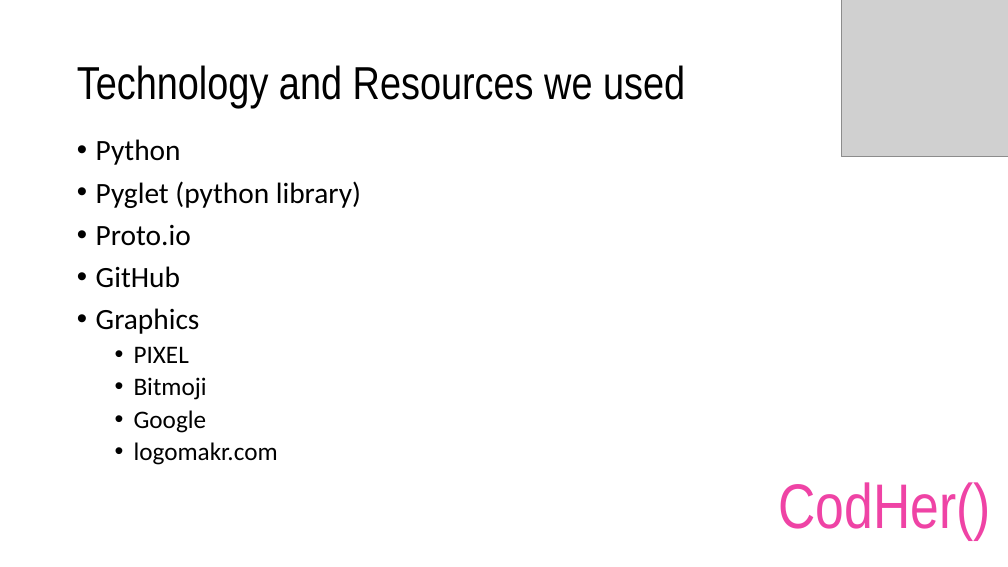
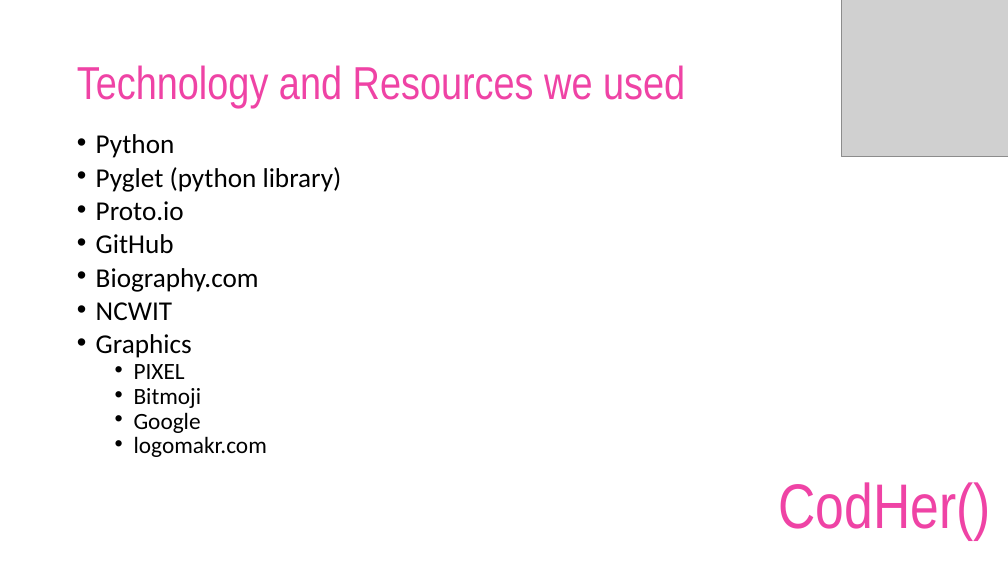
Before and after one commit to dashn98/SheInnovates19, a slide deck: slide 7 of SheInnovates19 Presentation.pptx (slide 6 before the commit). Drawn at 1008x567 pixels with LibreOffice and Linux fonts; fonts in the diff are those of the drawing; grey boxes stand for pictures; background and template pictures are left out. Boxes give left, top, right and bottom in pixels: in the first picture for what was removed or moved away, otherwise in the second. Text is boxed around its words. In the diff, an @@ line names an element or a change of style, - is before the commit and + after.

```diff
--- a/SheInnovates19 Presentation.pptx
+++ b/SheInnovates19 Presentation.pptx
@@ title "Technology and Resources we used" at <box>77,65,685,108</box>: text colour #000000 to #EF43A5 @@
@@ text at <box>96,134,342,457</box>: size 28 to 25.9 pt in "Python", "Pyglet (python library)", "Proto.io", "GitHub" and 1 more places; size 24 to 22.2 pt in "PIXEL", "Bitmoji", "Google", "logomakr.com"; line spacing 0.9 to 0.7 @@
@@ text at <box>96,268,259,321</box>: paragraphs added @@
+• Biography.com
+• NCWIT
```
Also in this commit, not shown: 2 other slides changed, 3 slides added, 1 other file.
